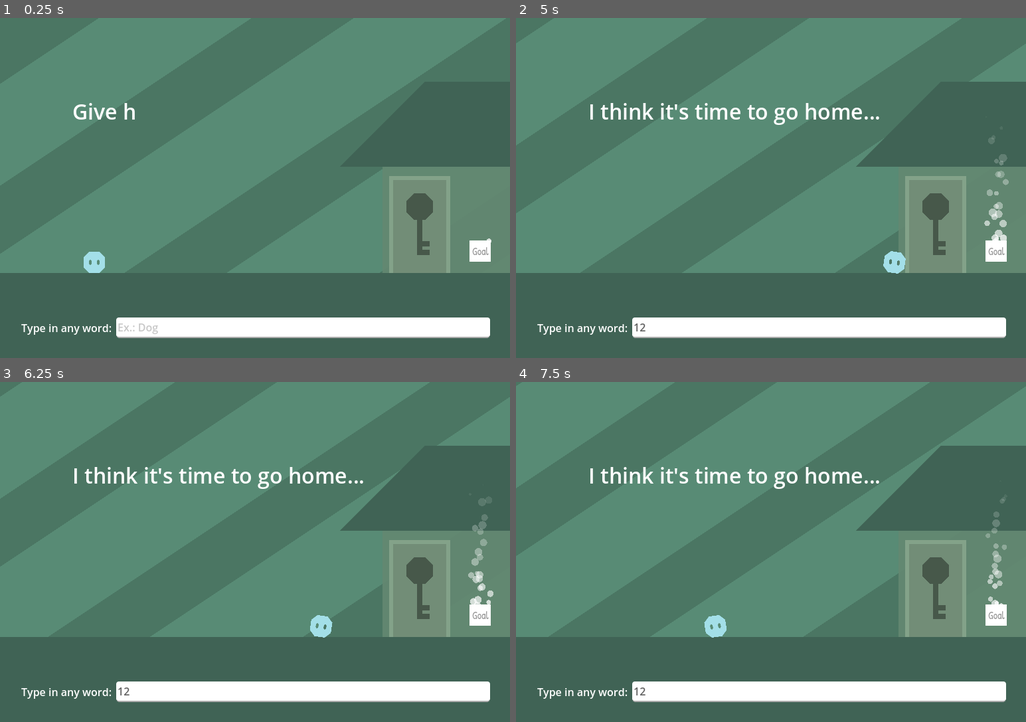
Above: before the commit, frames 1-4 (two rows, left to right).
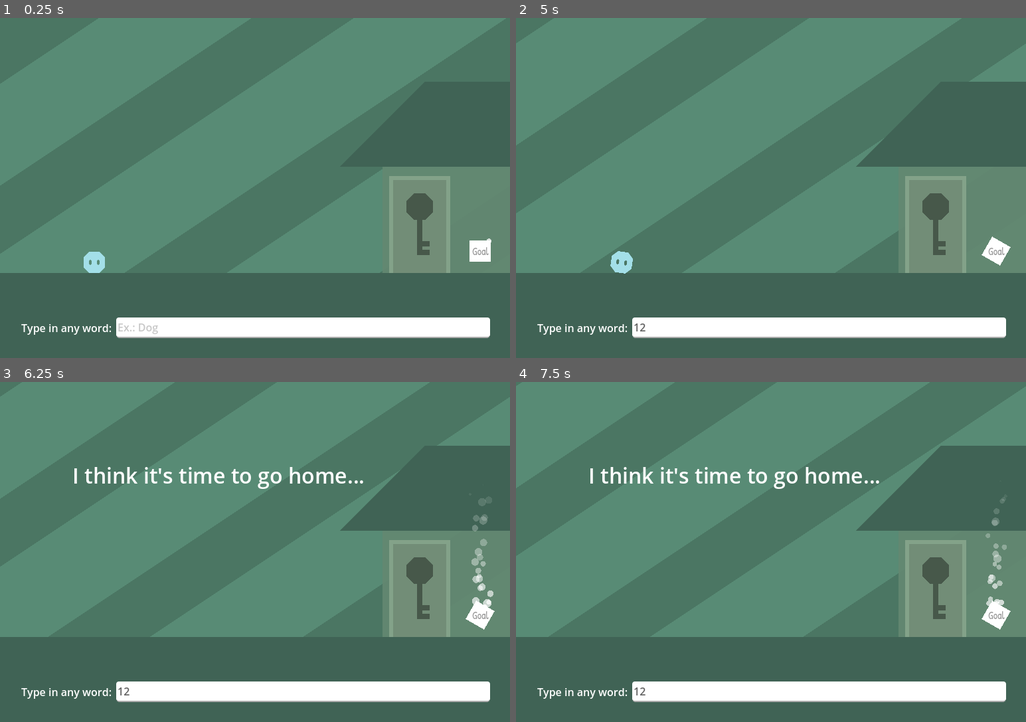
Above: after the commit, the same moments.

Repository: WordPlayEducation/word-play-platformer
Game: Godot game, scene res://main/main.tscn
The game is run twice, just before and just after one commit, with the same random seed, the same clock (stepped at 60 frames per second) and the same inputs.
Inputs (mouse positions are in pixels of both pictures, inside the frame that each line leads up to):
- Up to frame 1 (0.25 s): no input
- Up to frame 2 (5 s): click (816, 327) at 0.52 s; type "12" at 0.6 s; move the mouse to (883, 171) at 1.27 s; press the mouse at (883, 171) at 1.28 s; hold Right (ui_right) 1.28-2.78 s; tap Space (jump) at 1.52, 2.27, 3.77, 4.52 s; move the mouse to (669, 205) at 2.02 s; release the mouse at (669, 205) at 2.03 s; click (669, 205) at 2.1 s; move the mouse to (822, 113) at 2.77 s; press the mouse at (822, 113) at 2.78 s; hold Left (ui_left) 2.78-3.53 s; move the mouse to (745, 256) at 3.52 s; release the mouse at (745, 256) at 3.53 s; hold Right (ui_right) from 3.53 s (still down); click (745, 256) at 3.6 s; move the mouse to (924, 239) at 4.27 s; press the mouse at (924, 239) at 4.28 s; tap Escape (reset, bound only after the commit) at 4.9 s
- Up to frame 3 (6.25 s): move the mouse to (102, 501) at 5.02 s; release Right (ui_right) at 5.03 s; release the mouse at (102, 501) at 5.03 s; hold Left (ui_left) 5.03-5.78 s; click (102, 501) at 5.1 s; tap Space (jump) at 5.27 s; move the mouse to (280, 552) at 5.77 s; press the mouse at (280, 552) at 5.78 s; hold Right (ui_right) from 5.78 s (still down)
- Up to frame 4 (7.5 s): move the mouse to (694, 467) at 6.52 s; release Right (ui_right) at 6.53 s; release the mouse at (694, 467) at 6.53 s; hold Left (ui_left) from 6.53 s (still down); click (694, 467) at 6.6 s; tap Space (jump) at 6.77 s; move the mouse to (883, 535) at 7.27 s; press the mouse at (883, 535) at 7.28 s

The runs differ from the first frame. In frame 1, 0.2% of the frame differs, in the area x 14-27%, y 25-30%; in frame 2, 1.8%, in the area x 14-98%, y 25-76%; in frame 3, 0.5%; in frame 4, 0.5%.

Commit message:
resetbtuton

Diff:
--- a/main/level/level_manager.gd
+++ b/main/level/level_manager.gd
@@ -17,11 +17,16 @@
 	Ref.player.set_deferred("can_move", true)
 	Ref.player.global_position = loaded_level.get_node("%Entrance").global_position
 
-func end_level() -> void:
+func _input(event: InputEvent) -> void:
+	if event.is_action_pressed("reset") and not Ref.placer.placing:
+		end_level(false)
+
+func end_level(next: bool = true) -> void:
 	Ref.player.can_move = false
 
 	for object in %WordObjects.get_children():
 		object.queue_free.call_deferred()
 
-	current_id += 1
+	if next:
+		current_id += 1
 	load_level.call_deferred(current_id)
--- a/main/placer.gd
+++ b/main/placer.gd
@@ -3,9 +3,11 @@
 
 signal placed
 
+var placing: bool = false
 var target: WordObject
 
 func place(word_object: WordObject) -> void:
+	placing = true
 	%WordObjects.add_child(word_object)
 	word_object.initialize()
 	word_object.disable()
@@ -25,6 +27,7 @@
 
 	word_object.enable()
 	word_object.spawn()
+	placing = false
 
 func _physics_process(delta: float) -> void:
 	if is_instance_valid(target):
--- a/main/ui/story_label.gd
+++ b/main/ui/story_label.gd
@@ -8,6 +8,7 @@
 func _ready() -> void:
 	%Timer.timeout.connect(_on_timeout)
 	_on_timeout()
+	text = ""
 
 func _on_timeout() -> void:
 	var tween: Tween = get_tree().create_tween()
--- a/project.godot
+++ b/project.godot
@@ -39,6 +39,11 @@
 "events": [Object(InputEventMouseButton,"resource_local_to_scene":false,"resource_name":"","device":-1,"window_id":0,"a …(253 unchanged characters)…
 ]
 }
+reset={
+"deadzone": 0.5,
+"events": [Object(InputEventKey,"resource_local_to_scene":false,"resource_name":"","device":-1,"window_id":0,"alt_pressed":false,"shift_pressed":false,"ctrl_pressed":false,"meta_pressed":false,"pressed":false,"keycode":0,"physical_keycode":4194305,"key_label":0,"unicode":0,"location":0,"echo":false,"script":null)
+]
+}
 
 [layer_names]
 
